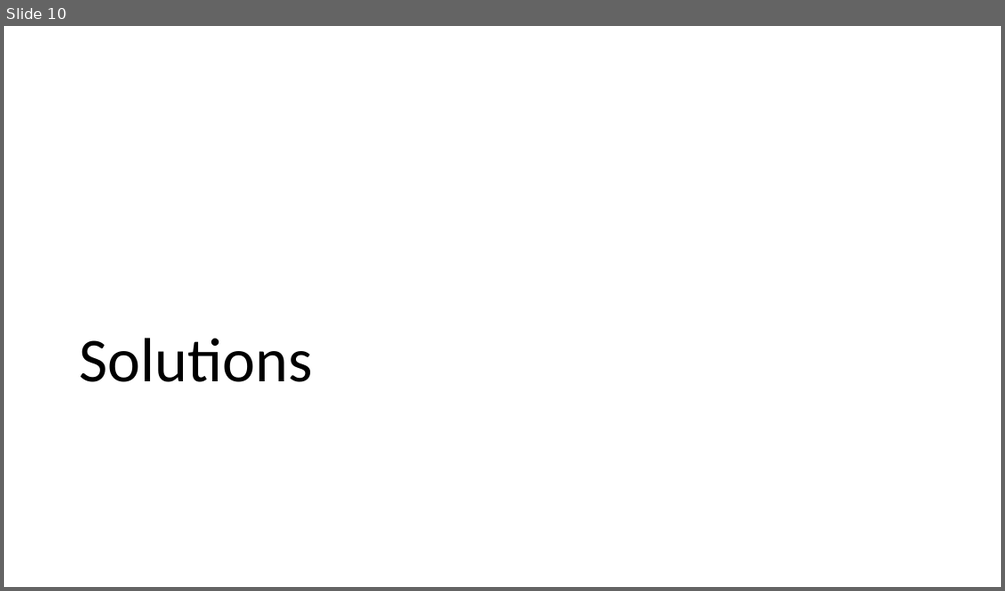
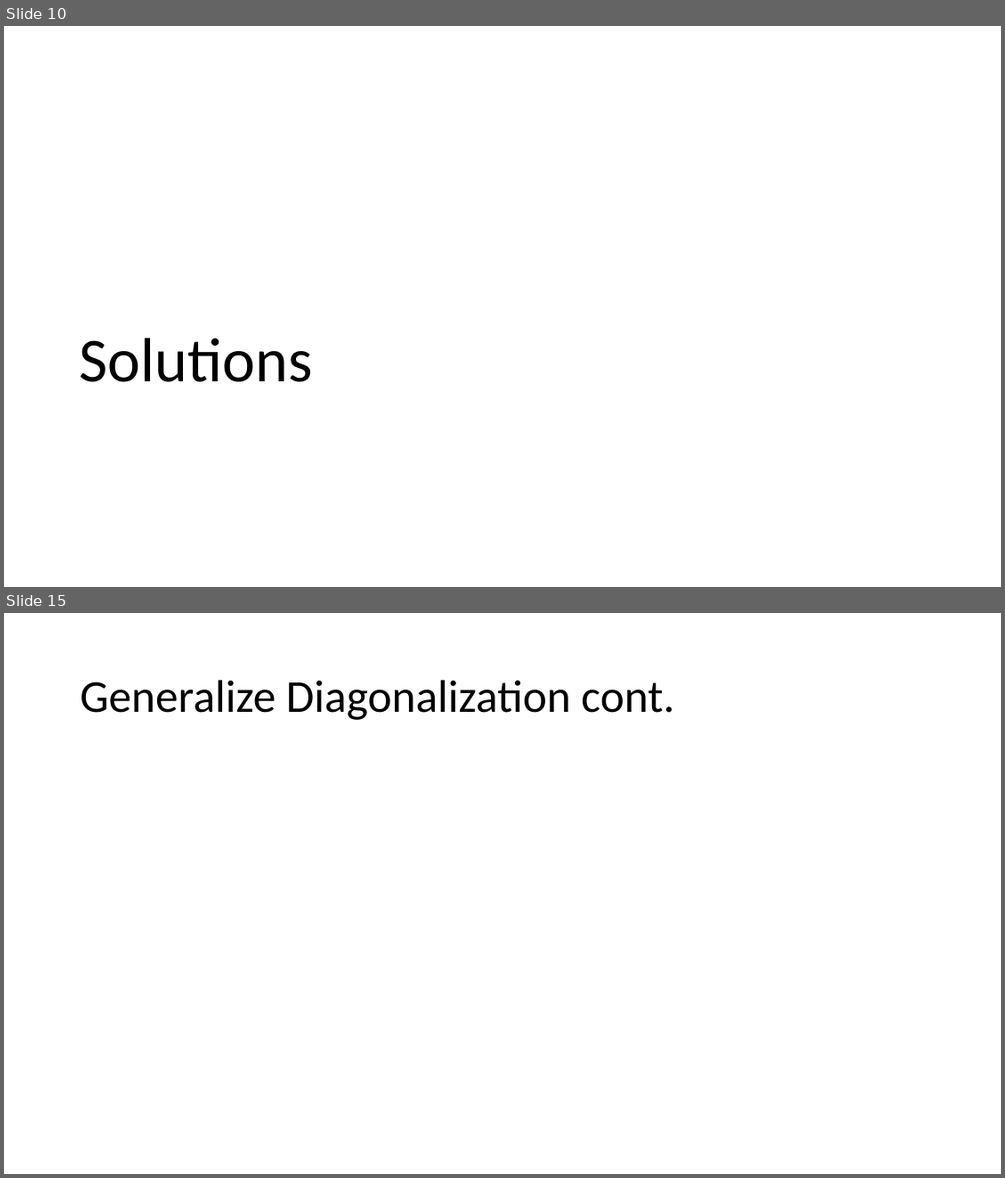
Before and after one commit to ryantpfr/quantam-ode, a slide deck: Presentation1.pptx. Shown one above the other, each under a label of ours: slide 10 before the commit, slides 10 and 15 after it; the slides between them are not shown. The pictures are 1005x591 and 1005x1178 pixels, drawn with LibreOffice and Linux fonts; fonts in the diff are those of the drawing; grey boxes stand for pictures. Boxes give left, top, right and bottom in pixels: in the first picture for what was removed or moved away, otherwise in the second. Text is boxed around its words. In the diff, an @@ line names an element or a change of style, - is before the commit and + after.

```diff
--- a/Presentation1.pptx
+++ b/Presentation1.pptx
@@ slide 15 added at box(4, 613, 1001, 1174), background #FFFFFF @@
@@ title added at box(80, 680, 674, 720), 44 pt, text #000000 @@
+Generalize Diagonalization cont.
```
Also in this commit, not shown: 9 other slides added, 7 slides removed.
